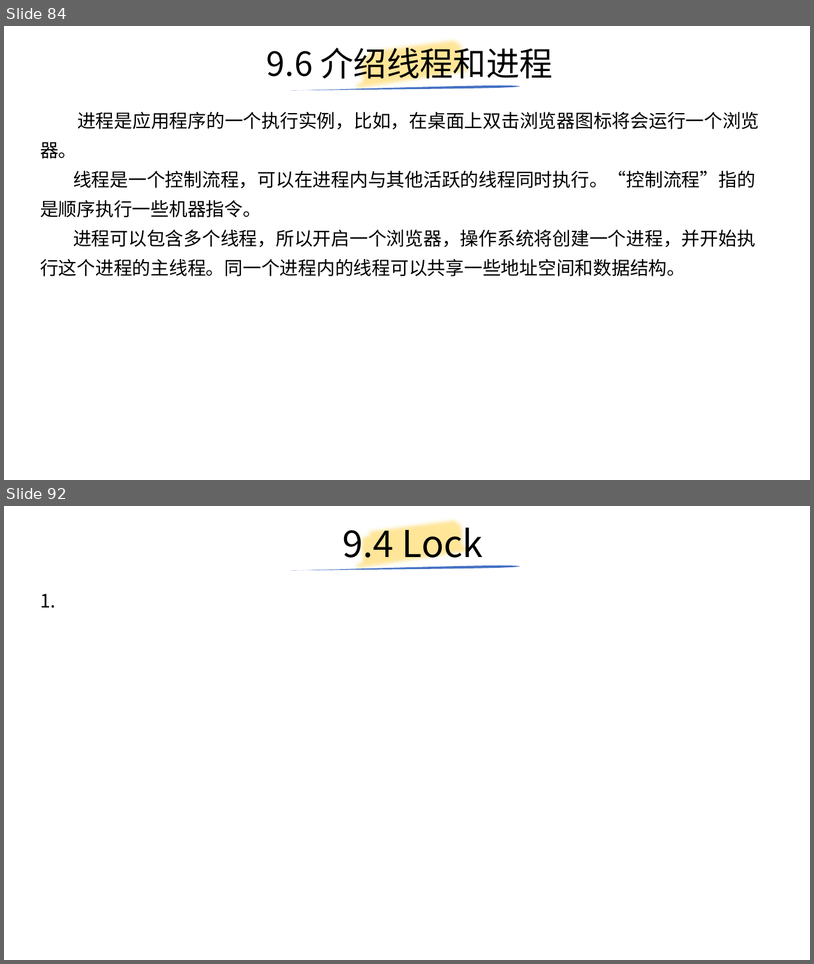
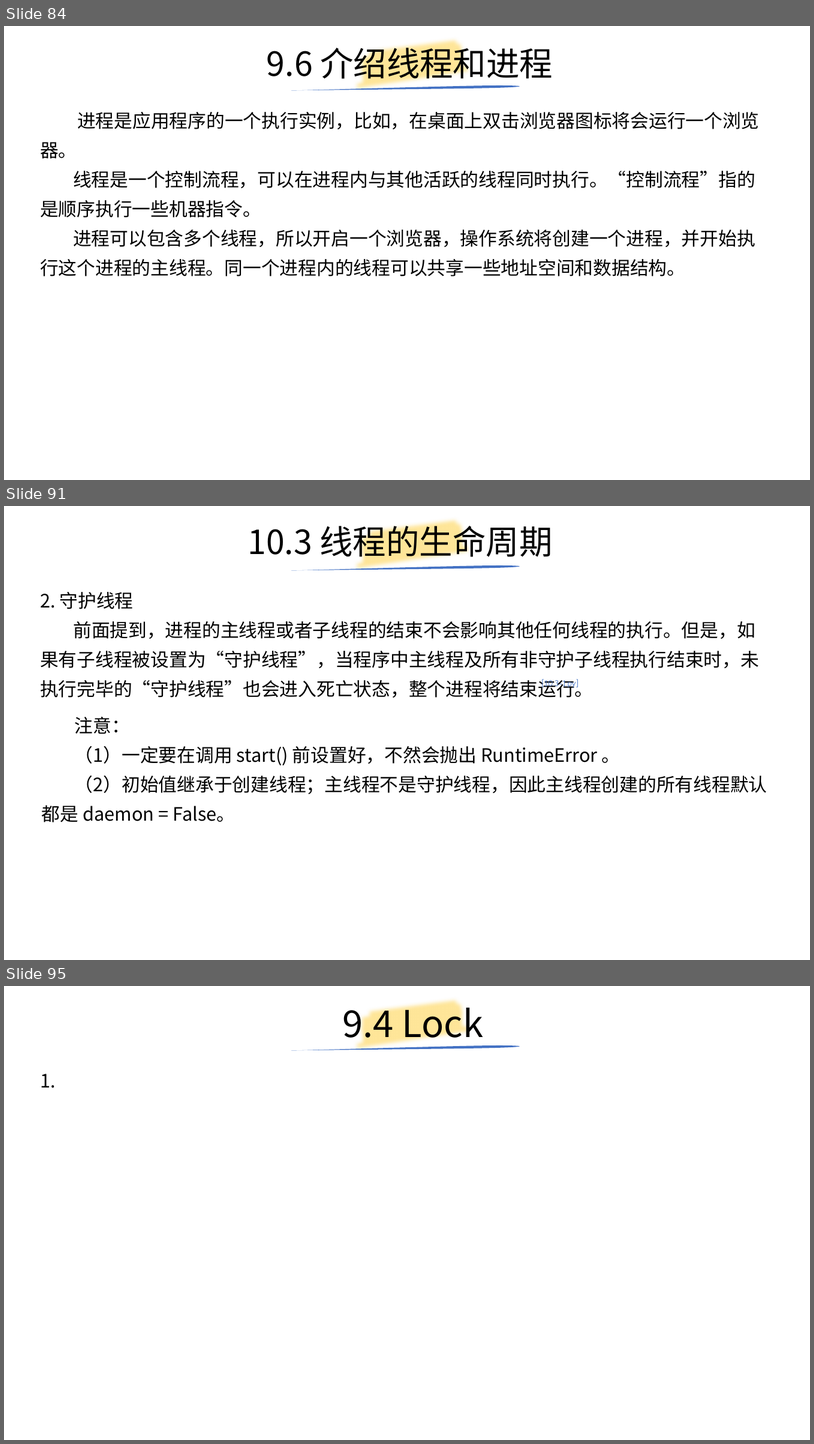
Before and after one commit to yiwenliu/CorePython, a slide deck: PPT/CorePython.pptx. Shown one above the other, each under a label of ours: slides 84 and 92 before the commit, slides 84, 91 and 95 after it; the slides between them are not shown. The pictures are 814x964 and 814x1444 pixels, drawn with LibreOffice and Linux fonts; fonts in the diff are those of the drawing. Boxes give left, top, right and bottom in pixels: in the first picture for what was removed or moved away, otherwise in the second. Text is boxed around its words. In the diff, an @@ line names an element or a change of style, - is before the commit and + after.

```diff
--- a/PPT/CorePython.pptx
+++ b/PPT/CorePython.pptx
@@ slide 91 added at [4,506,810,960], background #FFFFFF @@
@@ title added at [248,520,552,562], 39.6 pt, text #000000 @@
+10.3 线程的生命周期
@@ freeform shape added at [353,506,476,586], outline #FFE699 16 pt @@
@@ freeform shape added at [291,565,520,570], fill #4472C4 @@
@@ text added at [40,592,759,697], 22 pt, text #000000 @@
+2. 守护线程
+前面提到，进程的主线程或者子线程的结束不会影响其他任何线程的执行。但是，如果有子线程被设置为“守护线程”，当程序中主线程及所有非守护子线程执行结束时，未执行完毕的“守护线程”也会进入死亡状态，整个进程将结束运行。
@@ text added at [542,679,579,689], 18 pt, text #4472C4 @@
+[10.3-1.py]
@@ text added at [42,717,768,822], 22 pt, text #000000 @@
+注意：
+（1）一定要在调用 start() 前设置好，不然会抛出 RuntimeError 。
+（2）初始值继承于创建线程；主线程不是守护线程，因此主线程创建的所有线程默认都是 daemon = False。
@@ what was slide 92 is now slide 95 @@
```
Also in this commit, not shown: 2 slides changed, 8 other slides added, 3 slides removed, 8 other files.
